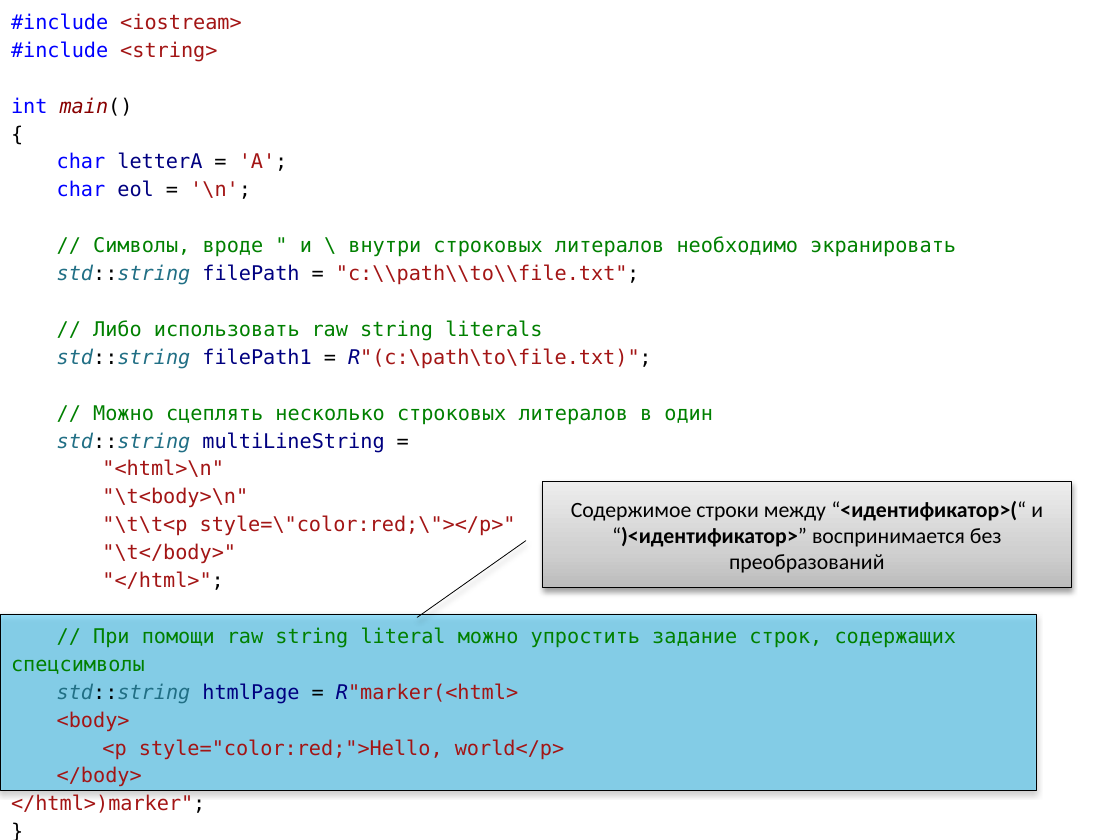
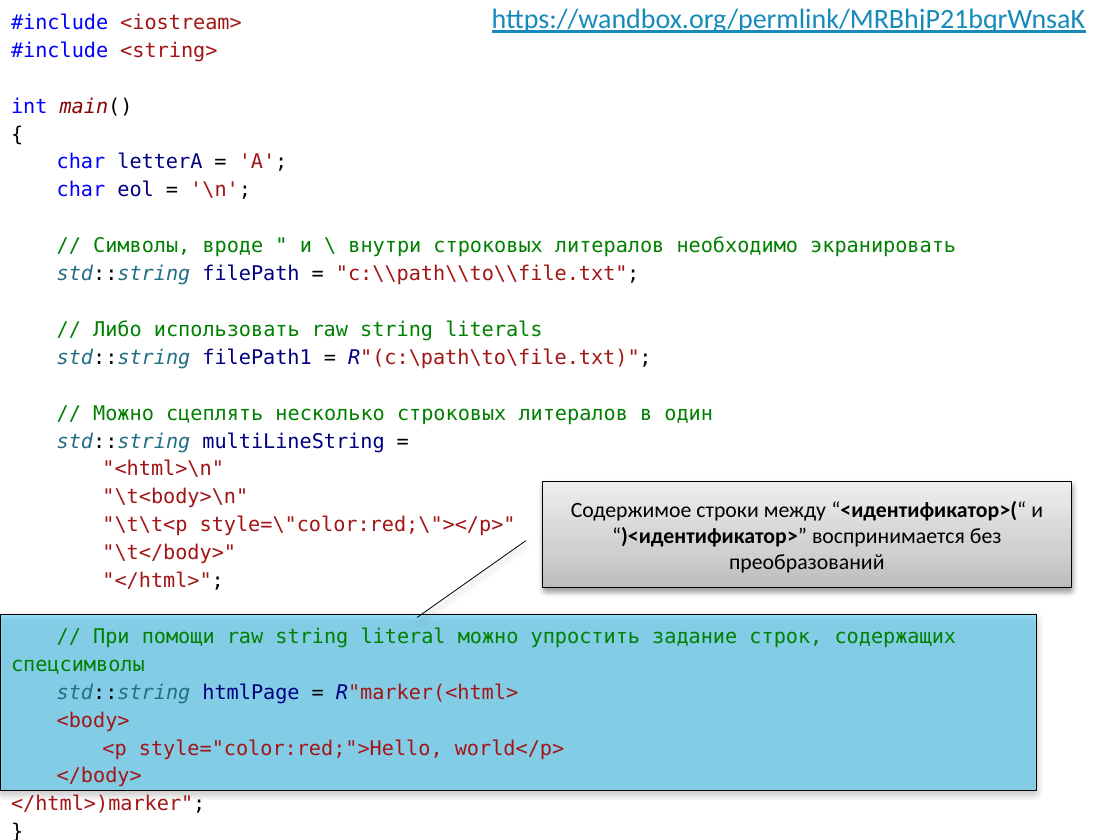
Before and after one commit to alexey-malov/oop, a slide deck: slide 11 of lectures/01/Синтаксис C++.pptx. Drawn at 1120x840 pixels with LibreOffice and Linux fonts; fonts in the diff are those of the drawing. Boxes give left, top, right and bottom in pixels: in the first picture for what was removed or moved away, otherwise in the second. Text is boxed around its words. In the diff, an @@ line names an element or a change of style, - is before the commit and + after.

Commit message:
Обновил лекцию по синтаксису C++

```diff
--- a/lectures/01/Синтаксис C++.pptx
+++ b/lectures/01/Синтаксис C++.pptx
@@ text added at bbox=[492, 8, 1086, 33], 18 pt, text #168BBA, underline @@
+https://wandbox.org/permlink/MRBhjP21bqrWnsaK
```
